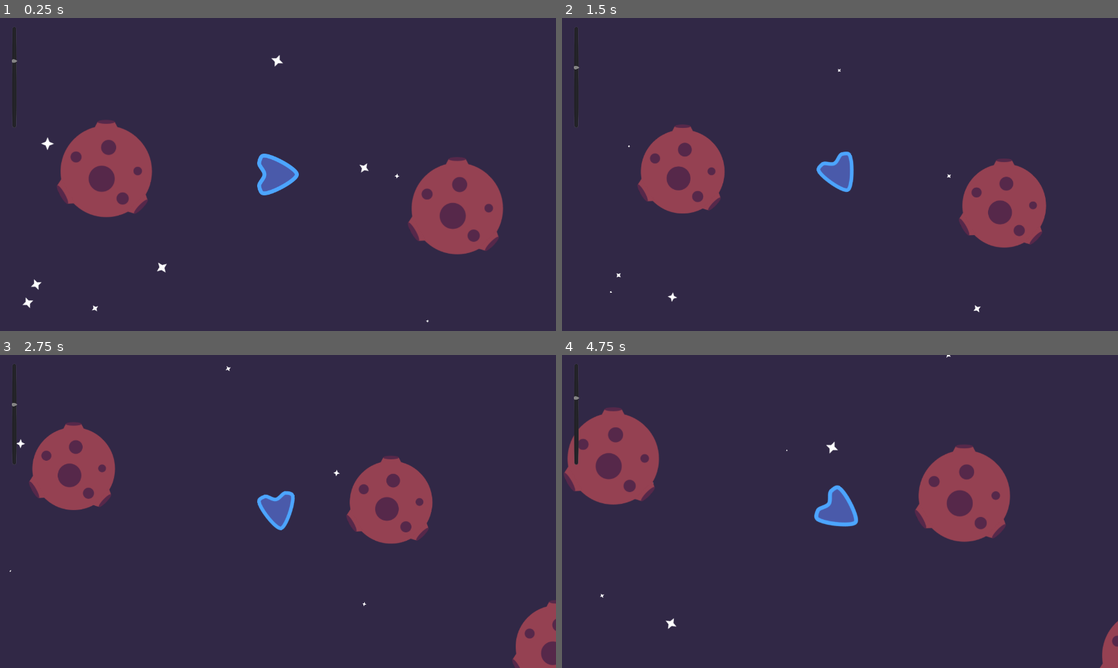
Above: before the commit, frames 1-4 (two rows, left to right).
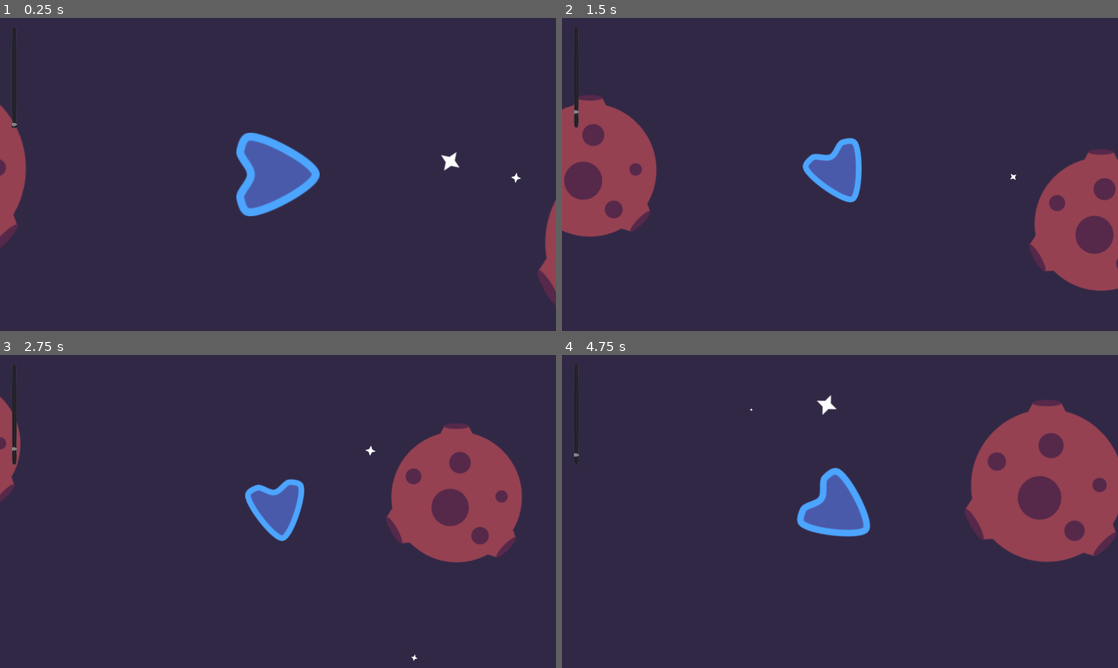
Above: after the commit, the same moments.

Repository: gdquest-demos/godot-mini-tuts-demos
Game: Godot game, scene res://ZoomingCameraDemo.tscn
Two runs of this game, one before a commit and one after it. Both use one fixed random seed, a clock stepped at 60 frames per second and the inputs below.
Inputs (mouse positions are in pixels of both pictures, inside the frame that each line leads up to):
- Up to frame 1 (0.25 s): no input
- Up to frame 2 (1.5 s): move the mouse to (962, 158) at 0.52 s; hold D (right) 0.53-1.28 s; hold Mouse wheel up (zoom_in) 0.53-1.28 s; tap Mouse wheel down (zoom_out) at 0.8, 1.35 s; move the mouse to (728, 190) at 1.27 s; hold Left (left) from 1.28 s (still down)
- Up to frame 3 (2.75 s): tap Mouse wheel up (zoom_in) at 1.55 s; move the mouse to (333, 442) at 2.02 s; release Left (left) at 2.03 s; hold D (right) from 2.03 s (still down); hold Up (move) from 2.03 s (still down); tap Mouse wheel down (zoom_out) at 2.3 s
- Up to frame 4 (4.75 s): move the mouse to (812, 574) at 2.77 s; release Up (move) at 2.78 s; tap Mouse wheel up (zoom_in) at 2.85, 4.35 s; move the mouse to (1006, 558) at 3.52 s; release D (right) at 3.53 s; hold Mouse wheel down (zoom_out) 3.53-4.28 s; hold Left (left) from 3.53 s (still down); move the mouse to (673, 464) at 4.27 s

The runs differ from the first frame. In frame 1, 13% of the frame differs, in the area x 0-100%, y 11-98%; in frame 2, 19%, in the area x 0-100%, y 15-94%; in frame 3, 15%; in frame 4, 18%.

Commit message:
Refactor zoom slider code
Decoupled the UI and camera:

- Made camera's zoom_level property public
- Wired camera and UI through the parent ZoomingCameraDemo node
- Used VSlider properties to set the min and max value range instead of
- using lerp
- Removed `self.`

Diff:
--- a/2d/camera-zoom/Actors/ZoomingCamera2D.gd
+++ b/2d/camera-zoom/Actors/ZoomingCamera2D.gd
@@ -8,39 +8,28 @@
 export var min_zoom := 0.5
 export var max_zoom := 2.0
 
-var _zoom_level := 1.0 setget _set_zoom_level
+var zoom_level := 1.0 setget set_zoom_level
 
 onready var tween: Tween = $Tween
-onready var zoom_slider: VSlider = get_node(
-	"/root/ZoomingCameraDemo/UI/Zoom_slider"
-)
-
-
-func _ready() -> void:
-	zoom_slider.connect("vslider_changed", self, "_on_Zoom_slider_vslider_changed")
 
 
 func _unhandled_input(event):
 	if event.is_action_pressed("zoom_in"):
-		_set_zoom_level(_zoom_level - zoom_factor)
+		set_zoom_level(zoom_level - zoom_factor)
 	if event.is_action_pressed("zoom_out"):
-		_set_zoom_level(_zoom_level + zoom_factor)
+		set_zoom_level(zoom_level + zoom_factor)
 
 
-func _set_zoom_level(value: float) -> void:
-	_zoom_level = clamp(value, min_zoom, max_zoom)
-	self.emit_signal("zoom_level_changed", _zoom_level)
+func set_zoom_level(value: float) -> void:
+	zoom_level = clamp(value, min_zoom, max_zoom)
+	emit_signal("zoom_level_changed", zoom_level)
 	tween.interpolate_property(
 		self,
 		"zoom",
 		zoom,
-		Vector2(_zoom_level, _zoom_level),
+		Vector2(zoom_level, zoom_level),
 		zoom_duration,
 		tween.TRANS_SINE,
 		tween.EASE_OUT
 	)
 	tween.start()
-
-
-func _on_Zoom_slider_vslider_changed(new_value: float) -> void:
-	_set_zoom_level(range_lerp(new_value, 100, 1, min_zoom, max_zoom))
--- a/2d/camera-zoom/UI/Zoom_slider.gd
+++ b/2d/camera-zoom/UI/Zoom_slider.gd
@@ -1,21 +1,13 @@
 class_name ZoomSlider
 extends VSlider
 
-signal vslider_changed(new_value)
 
-onready var zoom_camera: ZoomingCamera2D = get_node(
-	"/root/ZoomingCameraDemo/Player/ZoomingCamera2D"
-)
+func setup(camera: ZoomingCamera2D) -> void:
+	camera.connect("zoom_level_changed", self, "update_value")
+	min_value = camera.min_zoom
+	max_value = camera.max_zoom
+	value = camera.zoom_level
 
 
-func _ready() -> void:
-	zoom_camera.connect("zoom_level_changed", self, "_on_ZoomingCamera2D_zoom_level_changed")
-	_on_ZoomingCamera2D_zoom_level_changed(zoom_camera._zoom_level)
-
-
-func _on_ZoomingCamera2D_zoom_level_changed(new_value: float) -> void:
-	self.value = range_lerp(new_value, zoom_camera.min_zoom, zoom_camera.max_zoom, 100, 1)
-
-
-func _on_VSlider_value_changed(new_value: float) -> void:
-	self.emit_signal("vslider_changed", new_value)
+func update_value(new_value: float) -> void:
+	value = new_value
--- /dev/null
+++ b/2d/camera-zoom/ZoomingCameraDemo.gd
@@ -0,0 +1,13 @@
+extends Node2D
+
+
+onready var zoom_slider: VSlider = $UI/ZoomSlider
+onready var camera: Camera2D = $Player/ZoomingCamera2D
+
+
+func _ready() -> void:
+	zoom_slider.setup(camera)
+
+
+func _on_ZoomSlider_value_changed(value: float) -> void:
+	camera.zoom_level = value
--- a/2d/camera-zoom/ZoomingCameraDemo.tscn
+++ b/2d/camera-zoom/ZoomingCameraDemo.tscn
@@ -1,11 +1,13 @@
-[gd_scene load_steps=5 format=2]
+[gd_scene load_steps=6 format=2]
 
 [ext_resource path="res://Actors/Player.tscn" type="PackedScene" id=1]
 [ext_resource path="res://Actors/Obstacle.tscn" type="PackedScene" id=2]
 [ext_resource path="res://Level/StarField.tscn" type="PackedScene" id=3]
 [ext_resource path="res://UI/Zoom_slider.tscn" type="PackedScene" id=4]
+[ext_resource path="res://ZoomingCameraDemo.gd" type="Script" id=5]
 
 [node name="ZoomingCameraDemo" type="Node2D"]
+script = ExtResource( 5 )
 
 [node name="StarField" parent="." instance=ExtResource( 3 )]
 position = Vector2( 960, 540 )
@@ -46,6 +48,6 @@
 offset = Vector2( 25, 20 )
 transform = Transform2D( 1, 0, 0, 1, 25, 20 )
 
-[node name="Zoom_slider" parent="UI" instance=ExtResource( 4 )]
-
-[editable path="Player"]
+[node name="ZoomSlider" parent="UI" instance=ExtResource( 4 )]
+step = 0.0
+[connection signal="value_changed" from="UI/ZoomSlider" to="." method="_on_ZoomSlider_value_changed"]
